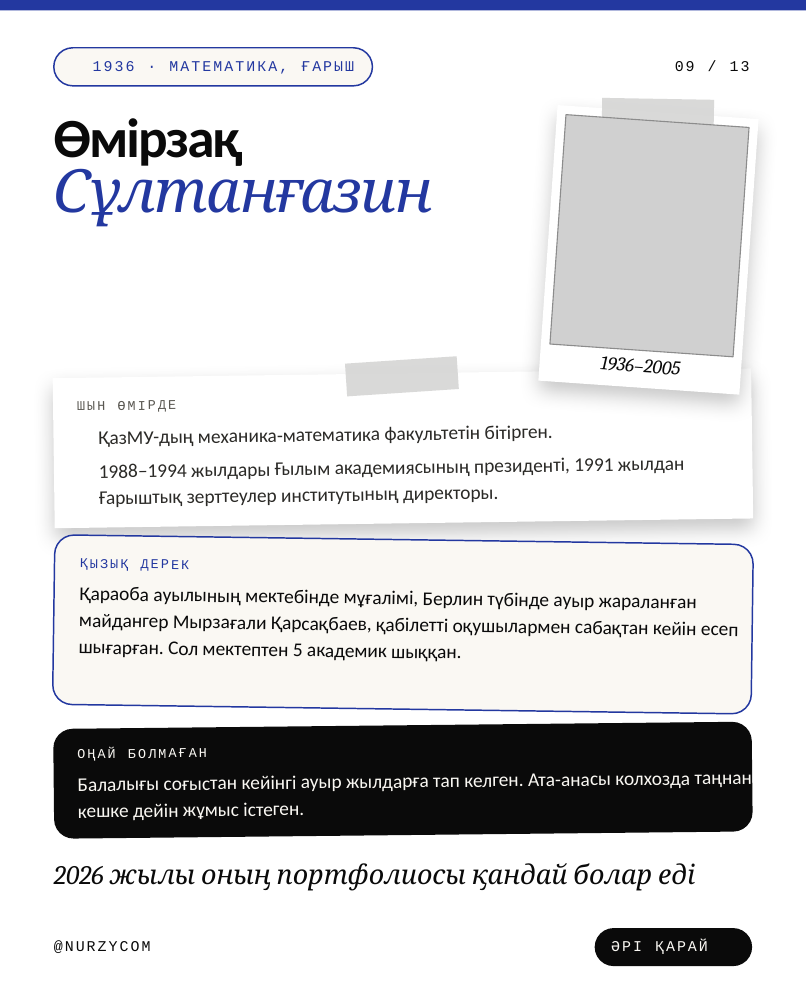
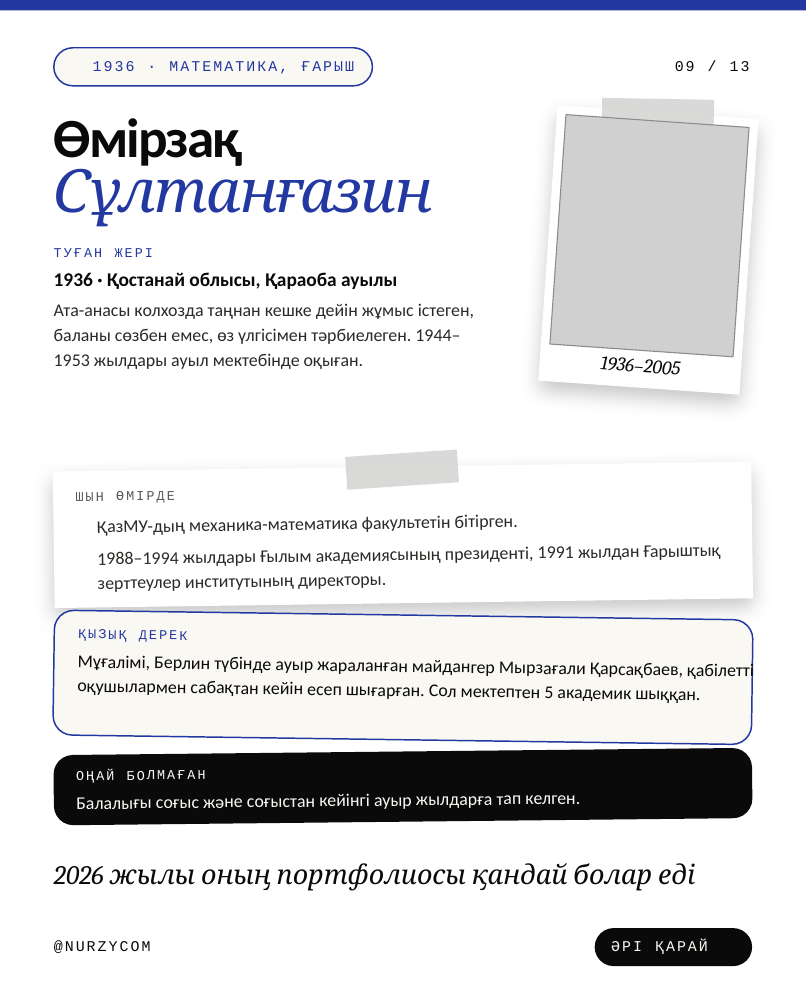
Before and after one commit to galiandojonathan-ship-it1/nurzycom_brand, a slide deck: slide 9 of social/pptx/kz-scientists.pptx. Drawn at 806x1008 pixels with LibreOffice and Linux fonts; fonts in the diff are those of the drawing; grey boxes stand for pictures; background and template pictures are left out. Boxes give left, top, right and bottom in pixels: in the first picture for what was removed or moved away, otherwise in the second. Text is boxed around its words. In the diff, an @@ line names an element or a change of style, - is before the commit and + after.

```diff
--- a/social/pptx/kz-scientists.pptx
+++ b/social/pptx/kz-scientists.pptx
@@ text added at <box>54,248,153,257</box>, 9 pt, text #2338A0 @@
+ТУҒАН ЖЕРІ
@@ text added at <box>54,272,397,289</box>, 13 pt, text #0A0A0A, bold @@
+1936 · Қостанай облысы, Қараоба ауылы
@@ text added at <box>54,303,474,369</box>, 12 pt, text #2B2A27 @@
+Ата-анасы колхозда таңнан кешке дейін жұмыс істеген, баланы сөзбен емес, өз үлгісімен тәрбиелеген. 1944–1953 жылдары ауыл мектебінде оқыған.
@@ rectangle: place and size @@
-rectangle at <box>53,368,753,528</box>
+rectangle at <box>53,462,753,608</box>
@@ text "ШЫН ӨМІРДЕ": place and size @@
-text "ШЫН ӨМІРДЕ" at <box>77,400,177,412</box>
+text "ШЫН ӨМІРДЕ" at <box>76,491,175,503</box>
@@ rectangle: place and size @@
-rectangle at <box>345,356,459,397</box>
+rectangle at <box>345,450,459,490</box>
@@ text "ҚазМУ-дың механика-математика факультетін бітірген." at <box>97,514,518,536</box>: size 13 to 12 pt; line spacing 17.7pt to 16.3pt @@
@@ text "ҚазМУ-дың механика-математика факультетін бітірген.": place and size @@
-text "ҚазМУ-дың механика-математика факультетін бітірген." at <box>98,425,553,447</box>
+text "ҚазМУ-дың механика-математика факультетін бітірген." at <box>97,514,518,536</box>
@@ text "1988–1994 жылдары Ғылым академиясының президенті, ...": place and size @@
-text "1988–1994 жылдары Ғылым академиясының президенті, ..." at <box>99,457,685,507</box>
+text "1988–1994 жылдары Ғылым академиясының президенті, ..." at <box>97,545,721,592</box>
@@ text "1988–1994 жылдары Ғылым академиясының президенті, ..." at <box>97,545,721,592</box>: size 13 to 12 pt; line spacing 17.7pt to 16.3pt @@
@@ rounded rectangle at <box>53,610,753,744</box>: proportions changed @@
@@ rounded rectangle: place and size @@
-rounded rectangle at <box>53,535,753,714</box>
+rounded rectangle at <box>53,610,753,744</box>
@@ text "ҚЫЗЫҚ ДЕРЕК": place and size @@
-text "ҚЫЗЫҚ ДЕРЕК" at <box>80,558,190,571</box>
+text "ҚЫЗЫҚ ДЕРЕК" at <box>78,629,188,642</box>
@@ text at <box>77,655,700,703</box>: text changed; size 13 to 12 pt @@
-Қараоба ауылының мектебінде мұғалімі, Берлин түбінде ауыр жараланған майдангер Мырзағали Қарсақбаев, қабілетті оқушылармен сабақтан кейін есеп шығарған. Сол мектептен 5 академик шыққан.
+Мұғалімі, Берлин түбінде ауыр жараланған майдангер Мырзағали Қарсақбаев, қабілетті оқушылармен сабақтан кейін есеп шығарған. Сол мектептен 5 академик шыққан.
@@ rounded rectangle: place and size @@
-rounded rectangle at <box>53,722,753,839</box>
+rounded rectangle at <box>53,748,753,825</box>
@@ rounded rectangle at <box>53,748,753,825</box>: proportions changed @@
@@ text "ОҢАЙ БОЛМАҒАН": place and size @@
-text "ОҢАЙ БОЛМАҒАН" at <box>77,748,207,761</box>
+text "ОҢАЙ БОЛМАҒАН" at <box>76,770,206,783</box>
@@ text at <box>76,793,580,809</box>: text changed; size 13 to 12 pt @@
-Балалығы соғыстан кейінгі ауыр жылдарға тап келген. Ата-анасы колхозда таңнан кешке дейін жұмыс істеген.
+Балалығы соғыс және соғыстан кейінгі ауыр жылдарға тап келген.
```
Also in this commit, not shown: 9 other slides changed, 21 other files.
